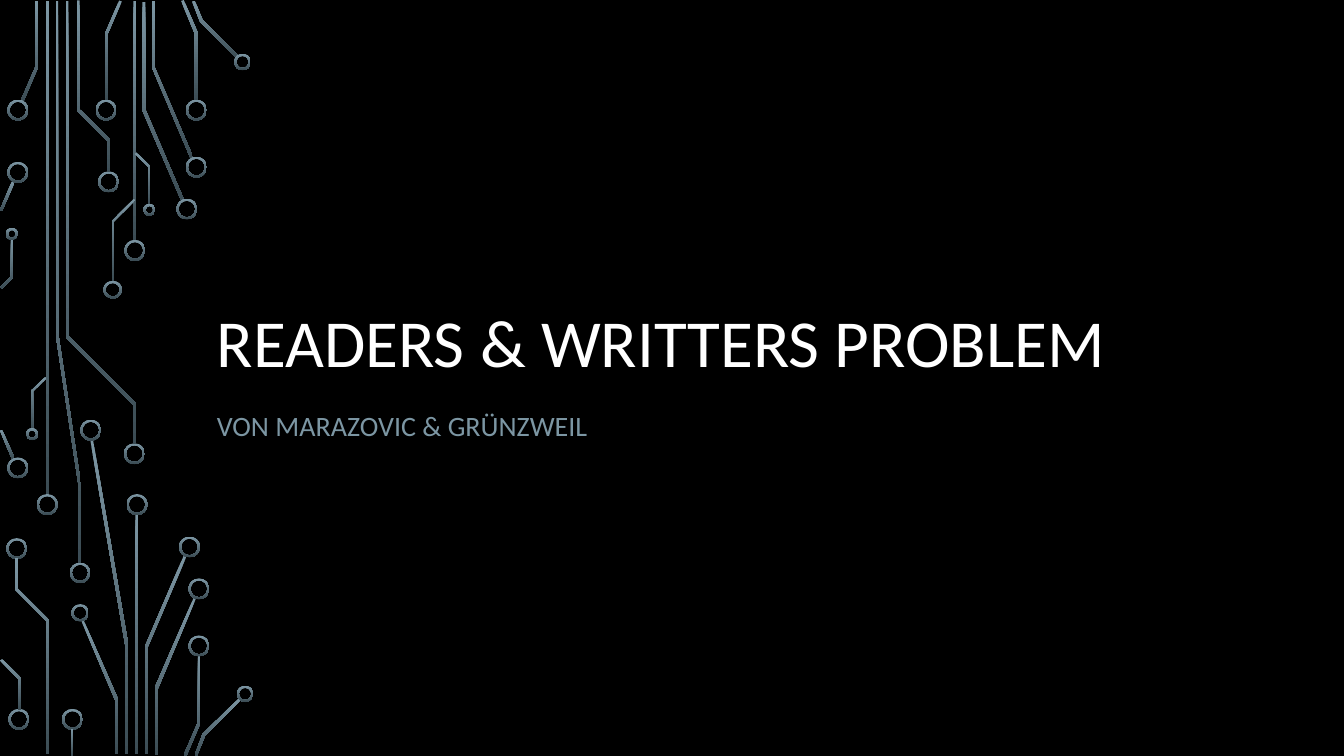
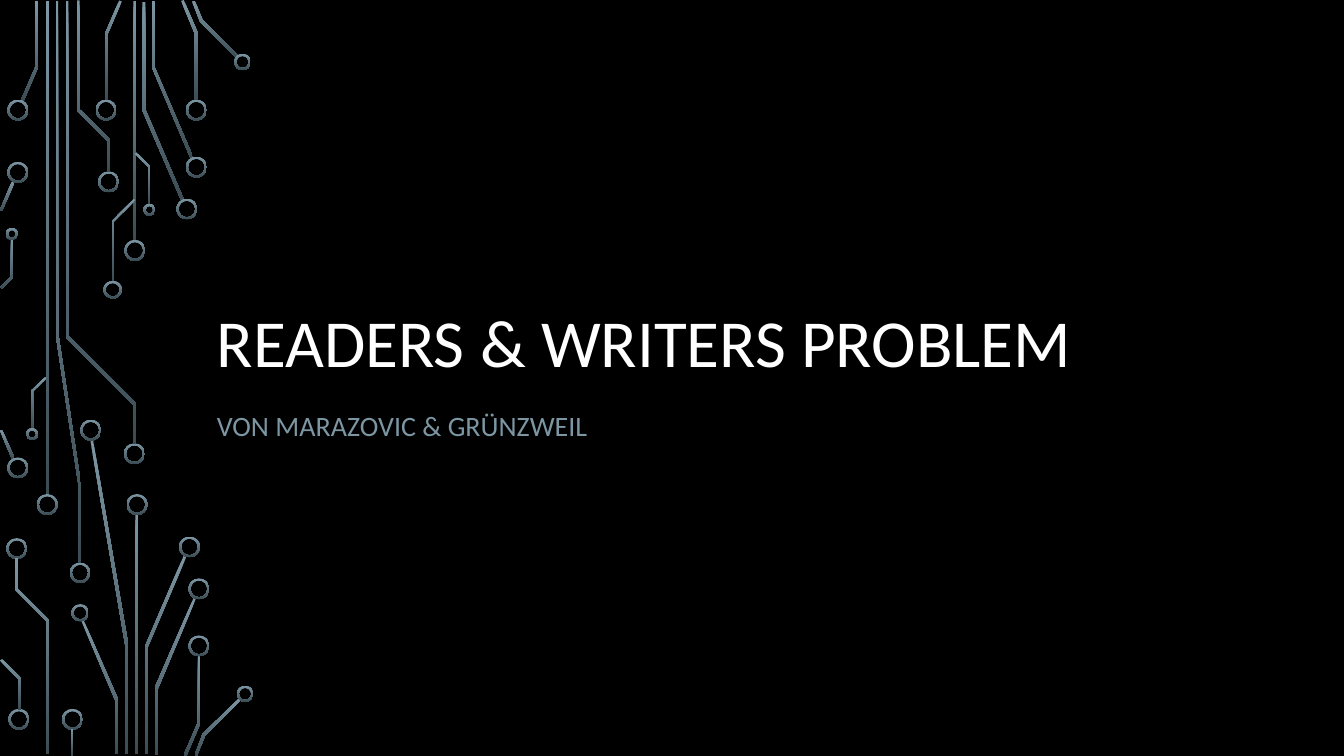
Before and after one commit to lGruenzweilHTL/HTL-Leonding-Year2, a slide deck: slide 1 of CABS/ReadersWriters/ReadersWriters.pptx. Drawn at 1344x756 pixels with LibreOffice and Linux fonts; fonts in the diff are those of the drawing; background and template pictures are left out. Boxes give left, top, right and bottom in pixels: in the first picture for what was removed or moved away, otherwise in the second. Text is boxed around its words. In the diff, an @@ line names an element or a change of style, - is before the commit and + after.

```diff
--- a/CABS/ReadersWriters/ReadersWriters.pptx
+++ b/CABS/ReadersWriters/ReadersWriters.pptx
@@ title at [217, 323, 1071, 368]: text changed @@
-READERS & WRITTERS PROBLEM
+READERS & WRITERS PROBLEM
```
Also in this commit, not shown: 1 other slide changed, 4 slides added, 1 slide removed.
